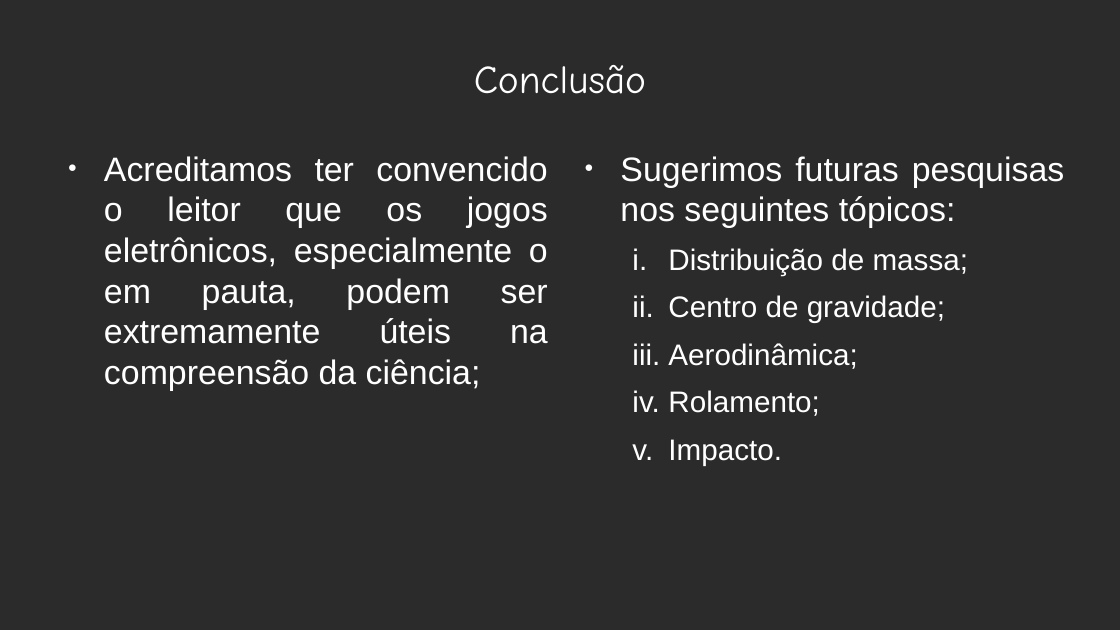
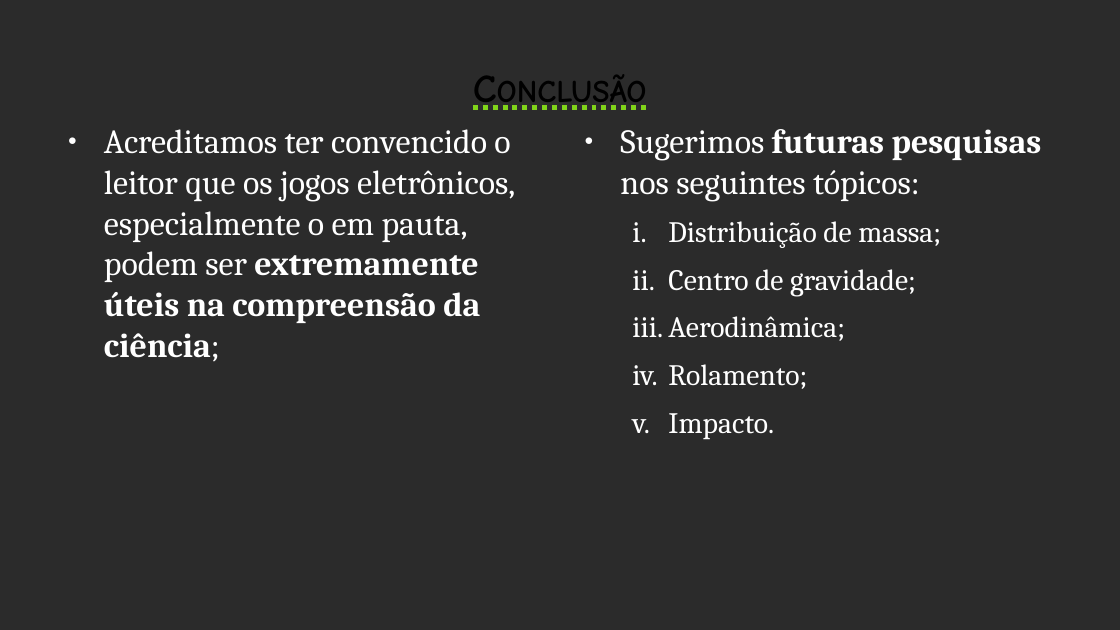
Before and after one commit to ThiagoIFDS23/small-ifsp, a slide deck: slide 14 of Libre Office/Impress/Bad Piggies/Bad Piggies.odp. Drawn at 1120x630 pixels with LibreOffice and Linux fonts; fonts in the diff are those of the drawing; background and template pictures are left out; a plain dark background stands for a picture behind light text. Boxes give left, top, right and bottom in pixels: in the first picture for what was removed or moved away, otherwise in the second. Text is boxed around its words. In the diff, an @@ line names an element or a change of style, - is before the commit and + after.

```diff
--- a/Libre Office/Impress/Bad Piggies/Bad Piggies.odp
+++ b/Libre Office/Impress/Bad Piggies/Bad Piggies.odp
@@ title "Conclusão": place and size @@
-title "Conclusão" at <box>474,65,646,94</box>
+title "Conclusão" at <box>56,35,1064,140</box>
@@ title "Conclusão" at <box>56,35,1064,140</box>: text colour #FFFFFF to #000000, bold on, underline on, small capitals on @@
@@ text "Acreditamos ter convencido o leitor ...": place and size @@
-text "Acreditamos ter convencido o leitor ..." at <box>104,156,548,391</box>
+text "Acreditamos ter convencido o leitor ..." at <box>104,129,515,362</box>
@@ text "Acreditamos ter convencido o leitor ..." at <box>104,129,515,362</box>: font Arial to Cambria; bold on in "extremamente úteis na compreensão da ciência;"; alignment justified to left @@
@@ text "Sugerimos futuras pesquisas nos seguintes ...": place and size @@
-text "Sugerimos futuras pesquisas nos seguintes ..." at <box>620,156,1065,466</box>
+text "Sugerimos futuras pesquisas nos seguintes ..." at <box>620,129,1042,440</box>
@@ text "Sugerimos futuras pesquisas nos seguintes ..." at <box>620,129,1042,440</box>: font Arial to Cambria; bold on in "futuras pesquisas"; alignment justified to left @@
```
Also in this commit, not shown: 15 other slides changed, 1 other file.
